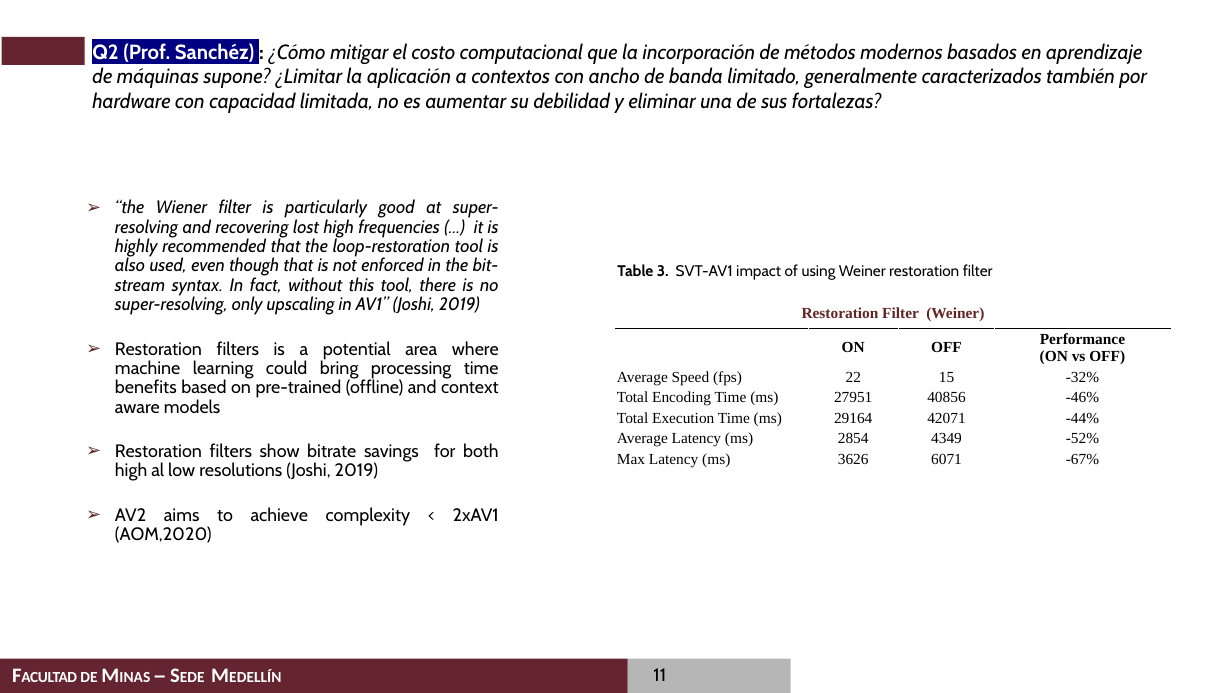
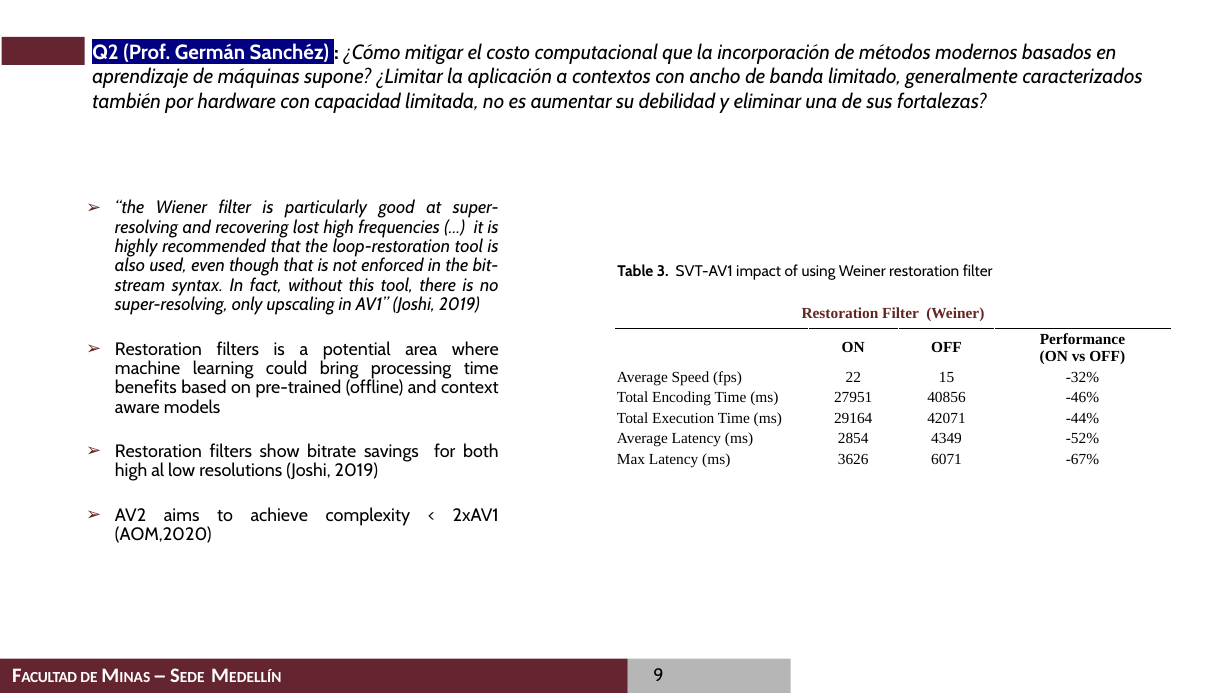
Before and after one commit to casalazarh/Examen-de-Calificacion-2020, a slide deck: slide 9 of presentation/Examen de Calificacion de Doctorado_Carlos_Alberto_Salazar.pptx (slide 11 before the commit). Drawn at 1232x693 pixels with LibreOffice and Linux fonts; fonts in the diff are those of the drawing; background and template pictures are left out. Boxes give left, top, right and bottom in pixels: in the first picture for what was removed or moved away, otherwise in the second. Text is boxed around its words. In the diff, an @@ line names an element or a change of style, - is before the commit and + after.

```diff
--- a/presentation/Examen de Calificacion de Doctorado_Carlos_Alberto_Salazar.pptx
+++ b/presentation/Examen de Calificacion de Doctorado_Carlos_Alberto_Salazar.pptx
@@ title at (92, 43, 1143, 113): text changed @@
-Q2 (Prof. Sanchéz) : ¿Cómo mitigar el costo computacional que la incorporación de métodos modernos basados en aprendizaje de máquinas supone? ¿Limitar la aplicación a contextos con ancho de banda limitado, generalmente caracterizados también por hardware con capacidad limitada, no es aumentar su debilidad y eliminar una de sus fortalezas?
+Q2 (Prof. Germán Sanchéz) : ¿Cómo mitigar el costo computacional que la incorporación de métodos modernos basados en aprendizaje de máquinas supone? ¿Limitar la aplicación a contextos con ancho de banda limitado, generalmente caracterizados también por hardware con capacidad limitada, no es aumentar su debilidad y eliminar una de sus fortalezas?
@@ page number at (653, 668, 663, 681): text changed @@
-11
+9
```
Also in this commit, not shown: 14 other slides changed.
